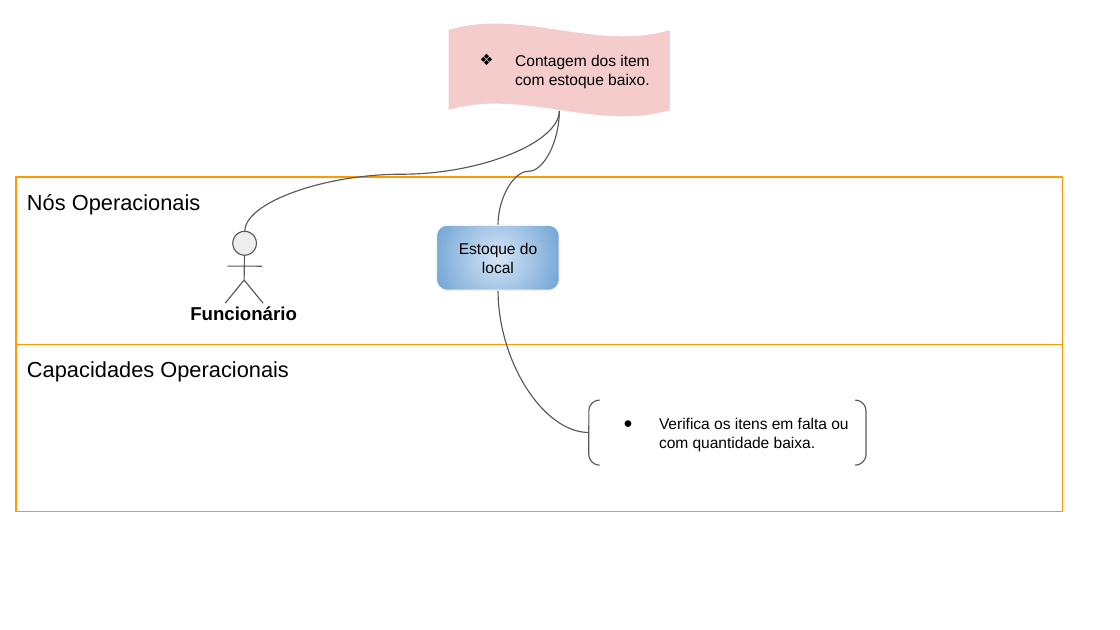
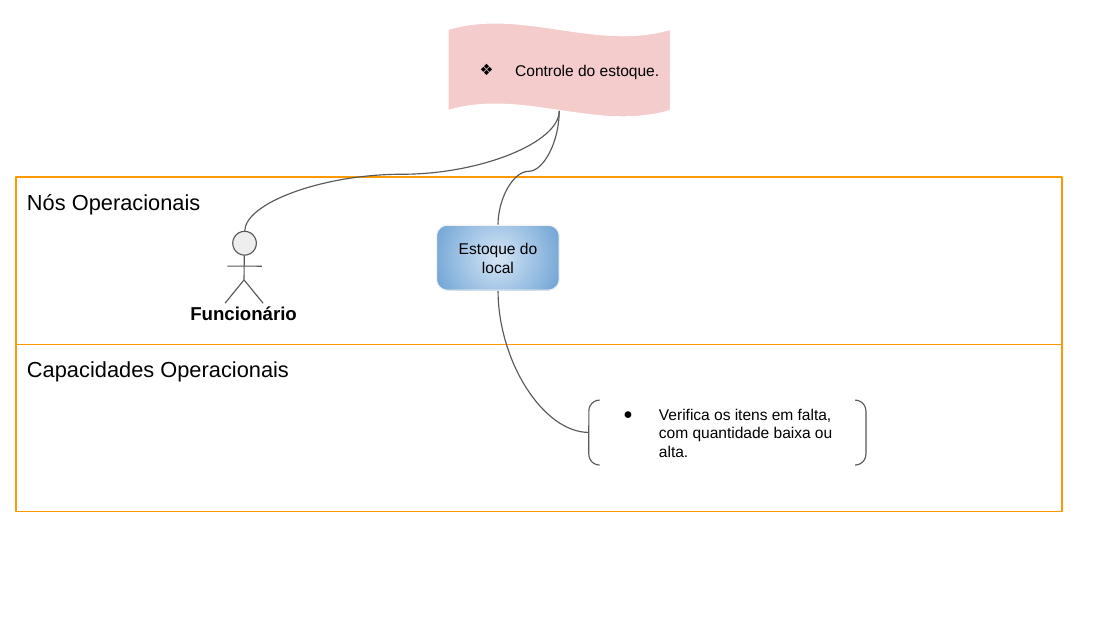
Before and after one commit to Darienzo08/ope_ads, a slide deck: slide 11 of docs/Prof_FabioARTEFATO_15/15. Arquitetura de Negócio para cada Cenário.pptx (slide 12 before the commit). Drawn at 1120x630 pixels with LibreOffice and Linux fonts; fonts in the diff are those of the drawing. Boxes give left, top, right and bottom in pixels: in the first picture for what was removed or moved away, otherwise in the second. Text is boxed around its words. In the diff, an @@ line names an element or a change of style, - is before the commit and + after.

```diff
--- a/docs/Prof_FabioARTEFATO_15/15. Arquitetura de Negócio para cada Cenário.pptx
+++ b/docs/Prof_FabioARTEFATO_15/15. Arquitetura de Negócio para cada Cenário.pptx
@@ text in wave at (515,64,659,79): text changed @@
-❖ Contagem dos item com estoque baixo.
+❖ Controle do estoque.
@@ text in bracket pair at (659,408,832,457): text changed @@
-● Verifica os itens em falta ou com quantidade baixa.
+● Verifica os itens em falta, com quantidade baixa ou alta.
```
Also in this commit, not shown: 16 other slides changed, 1 slide removed.
